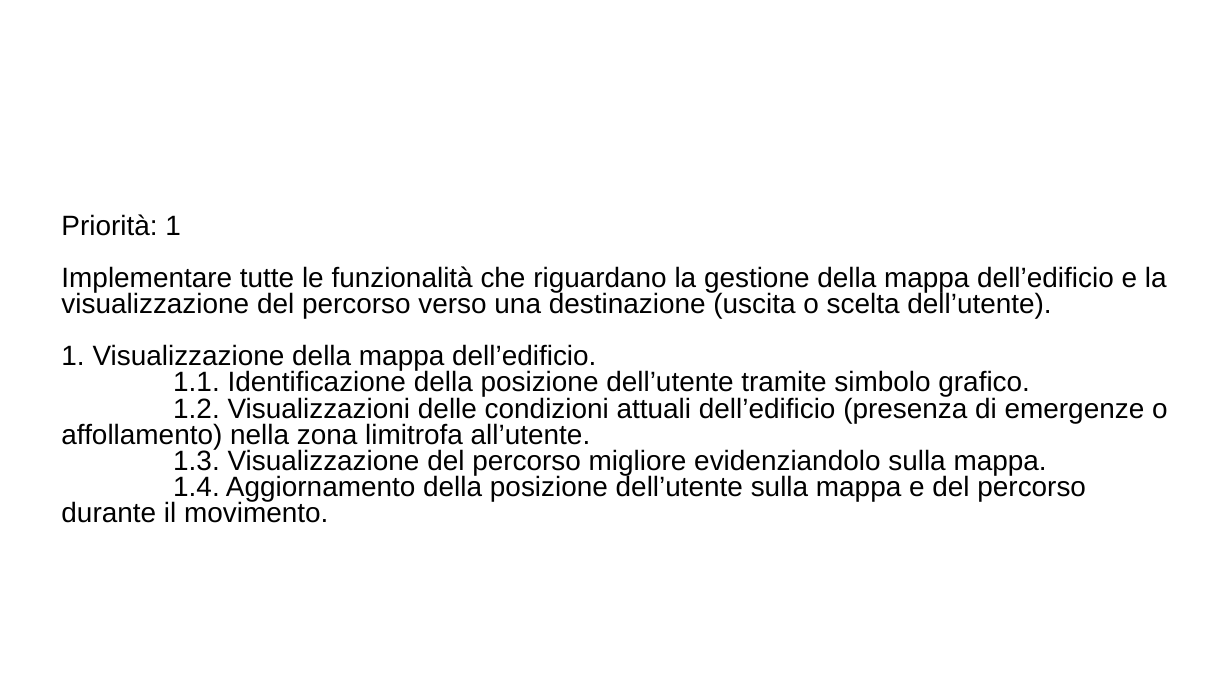
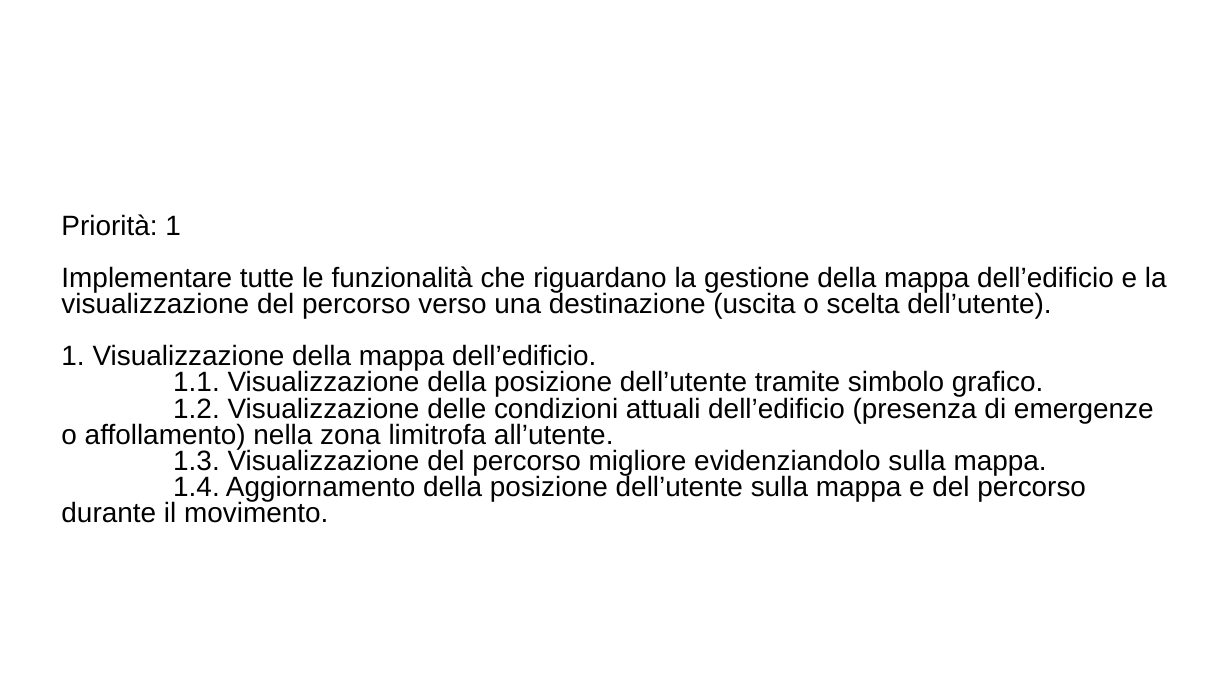
Before and after one commit to ecorradini/ProgettoIDS, a slide deck: slide 2 of AnalisiRequisiti/UserStoriesV2.ppt. Drawn at 1232x693 pixels with LibreOffice and Linux fonts; fonts in the diff are those of the drawing; background and template pictures are left out. Boxes give left, top, right and bottom in pixels: in the first picture for what was removed or moved away, otherwise in the second. Text is boxed around its words. In the diff, an @@ line names an element or a change of style, - is before the commit and + after.

Commit message:
Nuove Storie utente

```diff
--- a/AnalisiRequisiti/UserStoriesV2.ppt
+++ b/AnalisiRequisiti/UserStoriesV2.ppt
@@ subtitle at (61,370,1154,449): text changed @@
-1.1. Identificazione della posizione dell’utente tramite simbolo grafico.
-1.2. Visualizzazioni delle condizioni attuali dell’edificio (presenza di emergenze o affollamento) nella zona limitrofa all’utente.
+1.1. Visualizzazione della posizione dell’utente tramite simbolo grafico.
+1.2. Visualizzazione delle condizioni attuali dell’edificio (presenza di emergenze o affollamento) nella zona limitrofa all’utente.
```
Also in this commit, not shown: 1 slide added, 2 other files.
